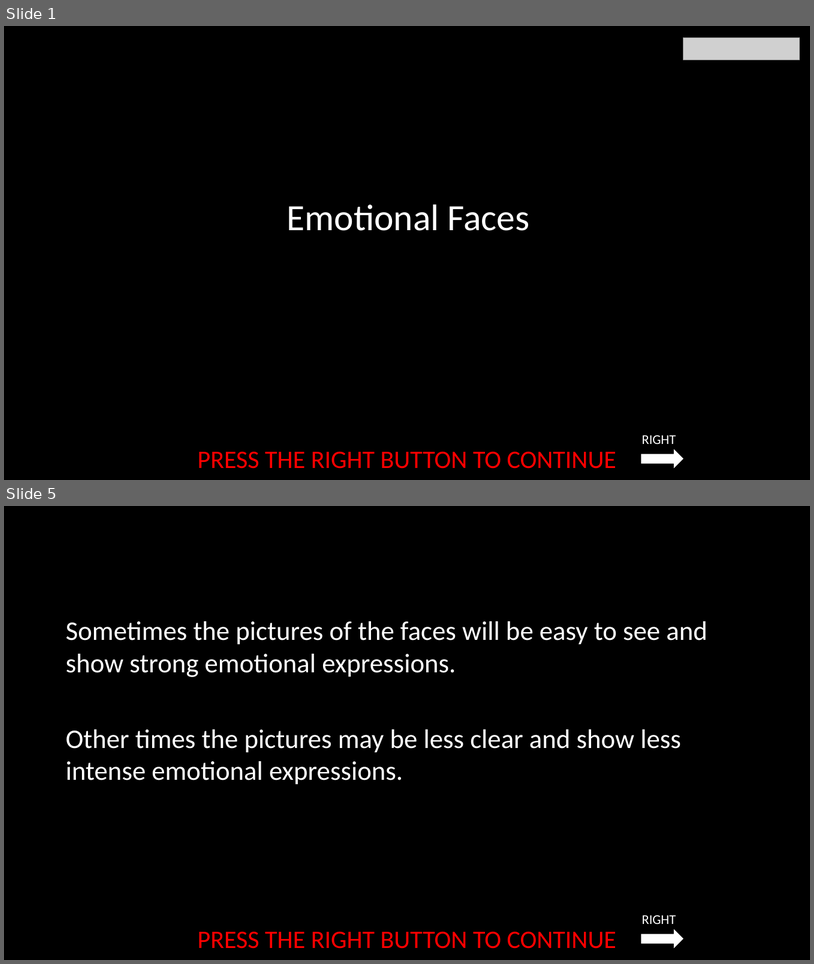
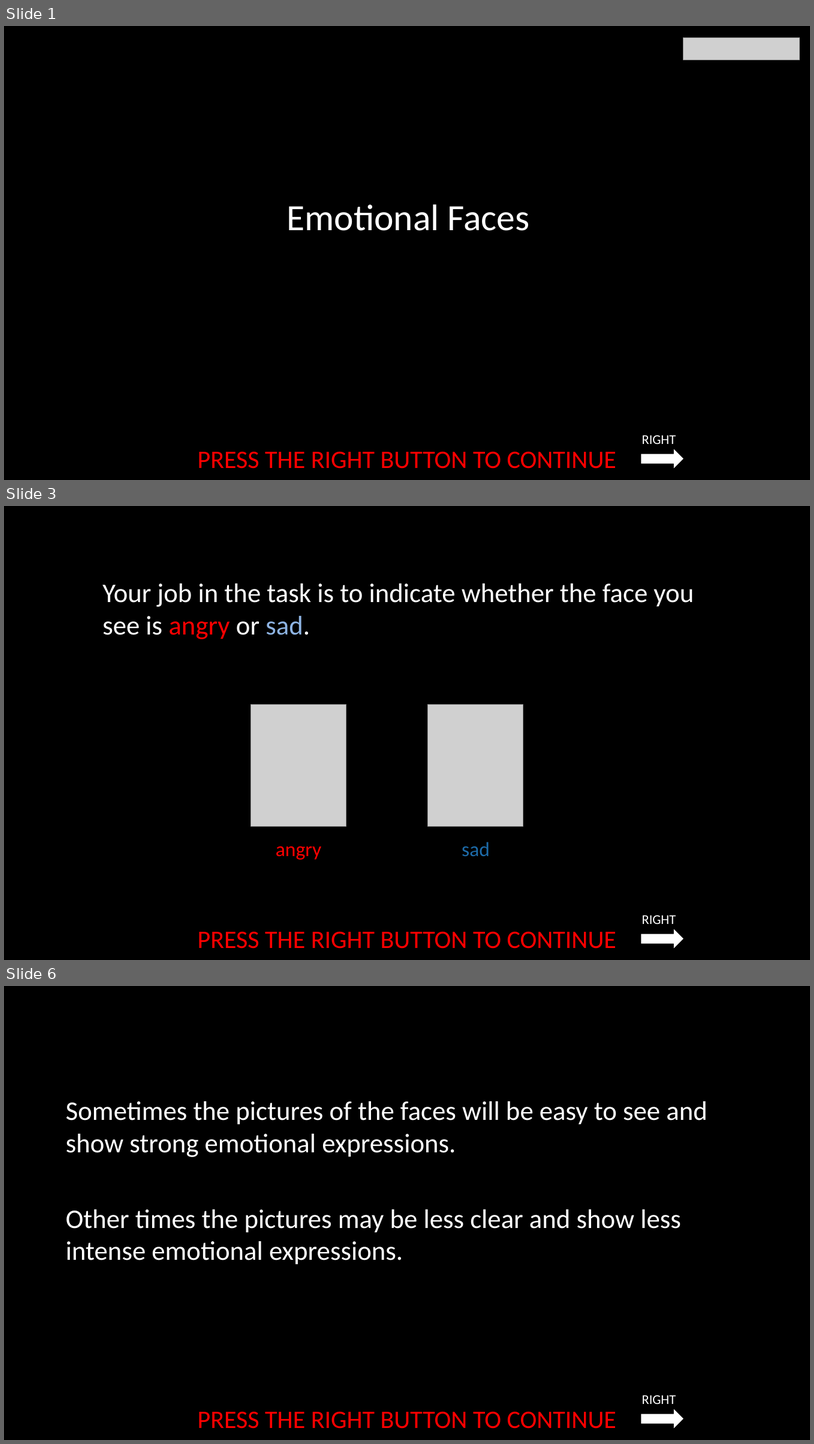
Before and after one commit to laureate-institute-for-brain-research/StimToolOnline, a slide deck: public/js/tasks/emotional_faces/media/Emotional_Faces_Instructions.pptx. Shown one above the other, each under a label of ours: slides 1 and 5 before the commit, slides 1, 3 and 6 after it; the slides between them are not shown. The pictures are 814x964 and 814x1444 pixels, drawn with LibreOffice and Linux fonts; fonts in the diff are those of the drawing; grey boxes stand for pictures. Boxes give left, top, right and bottom in pixels: in the first picture for what was removed or moved away, otherwise in the second. Text is boxed around its words. In the diff, an @@ line names an element or a change of style, - is before the commit and + after.

```diff
--- a/public/js/tasks/emotional_faces/media/Emotional_Faces_Instructions.pptx
+++ b/public/js/tasks/emotional_faces/media/Emotional_Faces_Instructions.pptx
@@ slide 3 added at [4, 506, 810, 960], background #000000 @@
@@ text added at [102, 583, 694, 639], 32 pt, text #FFFFFF @@
+Your job in the task is to indicate whether the face you see is angry or sad.
@@ picture added at [251, 704, 347, 826] @@
@@ picture added at [428, 704, 523, 826] @@
@@ text added at [276, 846, 322, 859], 24 pt, text #FF0000 @@
+angry
@@ text added at [462, 841, 490, 856], 24 pt, text #1D6BA9 @@
+sad
@@ text added at [642, 915, 677, 924], 16 pt, text #FFFFFF @@
+RIGHT
@@ text added at [198, 931, 617, 948], 30 pt, text #FF0000 @@
+PRESS THE RIGHT BUTTON TO CONTINUE
@@ right arrow added at [642, 929, 684, 948], fill #FFFFFF @@
@@ what was slide 5 is now slide 6 @@
```
Also in this commit, not shown: 4 slides changed, 13 other files.
